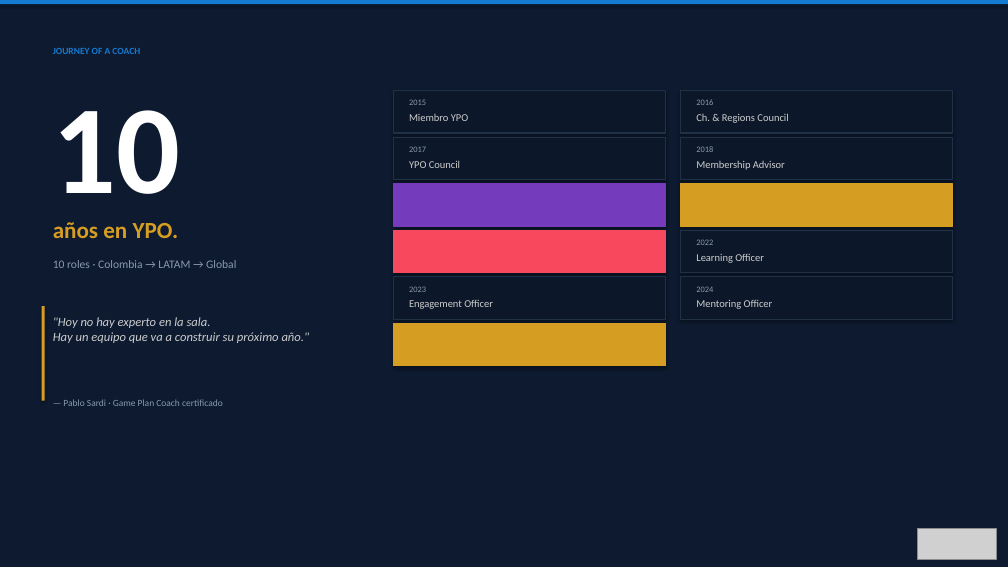
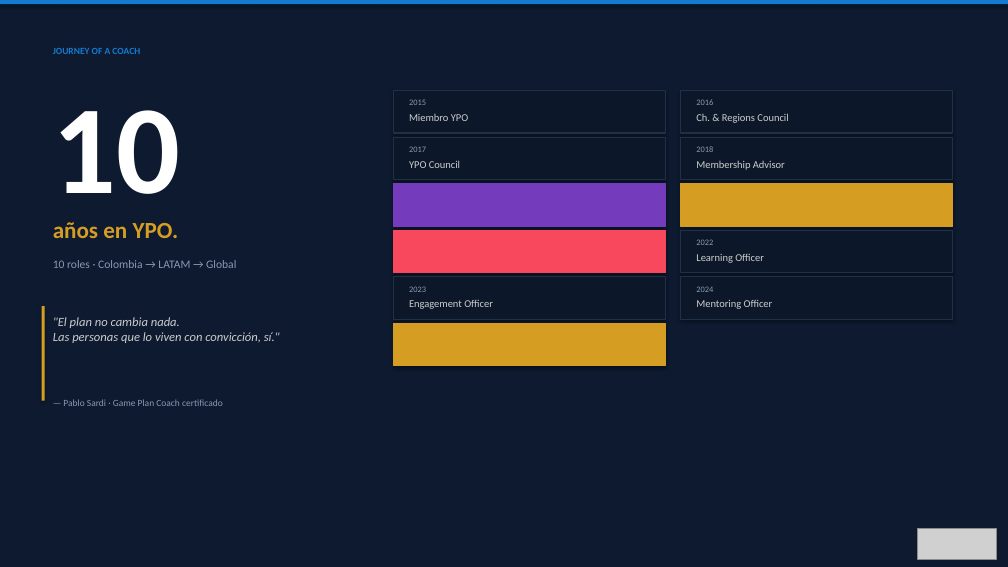
Before and after one commit to pablosardi/tableros, a slide deck: slide 3 of yng-latam-wow.pptx. Drawn at 1008x567 pixels with LibreOffice and Linux fonts; fonts in the diff are those of the drawing; grey boxes stand for pictures. Boxes give left, top, right and bottom in pixels: in the first picture for what was removed or moved away, otherwise in the second. Text is boxed around its words. In the diff, an @@ line names an element or a change of style, - is before the commit and + after.

```diff
--- a/yng-latam-wow.pptx
+++ b/yng-latam-wow.pptx
@@ text at (53,317,280,343): text changed @@
-"Hoy no hay experto en la sala.
-Hay un equipo que va a construir su próximo año."
+"El plan no cambia nada.
+Las personas que lo viven con convicción, sí."
```
Also in this commit, not shown: 1 other slide changed, 2 other files.
